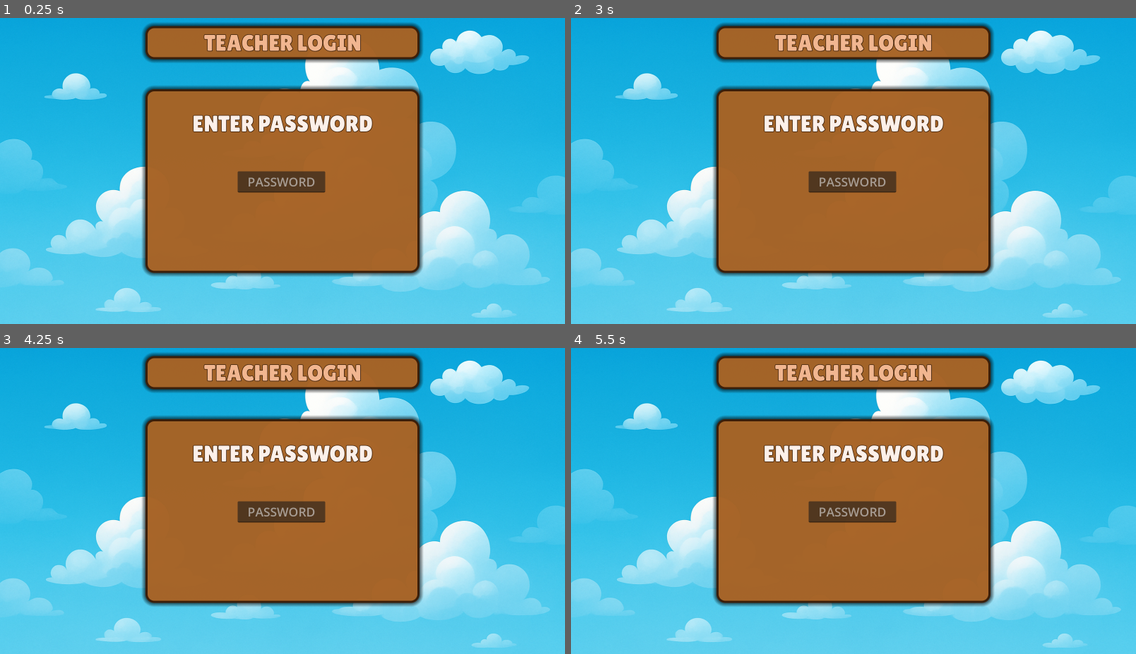
Above: before the commit, frames 1-4 (two rows, left to right).
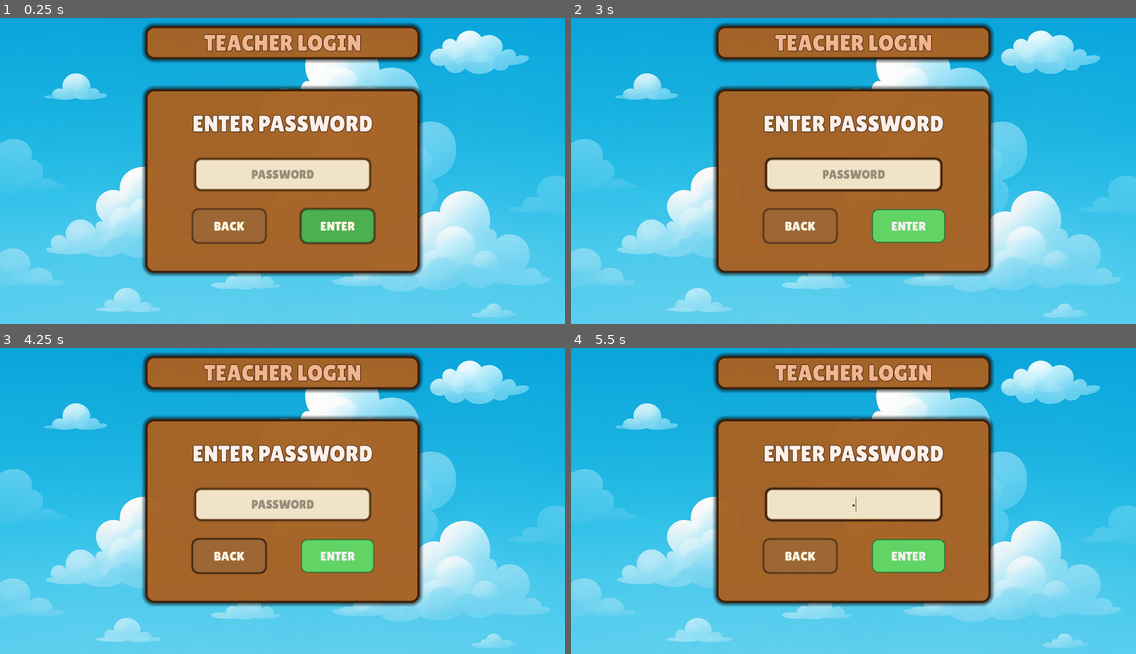
Above: after the commit, the same moments.

Repository: HumaidEbrahim/Arcademia
Game: Godot game, scene res://ui/menu/Login/teacher_login.tscn
The game is run twice, just before and just after one commit, with the same random seed, the same clock (stepped at 60 frames per second) and the same inputs. This scene is started directly instead of the project's main scene.
Inputs (mouse positions are in pixels of both pictures, inside the frame that each line leads up to):
- Up to frame 1 (0.25 s): no input
- Up to frame 2 (3 s): click (802, 226) at 0.5 s, where only the run after the commit has a clickable "BACK"; click (910, 226) at 1.25 s, where only the run after the commit has a clickable "ENTER"; click (910, 226) at 2 s, where only the run after the commit has a clickable "ENTER"; tap Enter at 2.75 s; hold Up (ui_up) from 2.78 s (still down); tap A (btn_1) at 2.85 s
- Up to frame 3 (4.25 s): tap Space at 3.5 s; release Up (ui_up) at 3.53 s; hold Down (ui_down) from 3.53 s (still down); tap S (btn_2) at 3.6 s
- Up to frame 4 (5.5 s): release Down (ui_down) at 4.28 s; hold Up (ui_up) from 4.28 s (still down); tap D (btn_3) at 4.35 s; tap Enter at 5 s; tap F (btn_4) at 5.1 s

The runs differ from the first frame. In frame 1, 5.5% of the frame differs, in the area x 33-67%, y 45-74%; in frame 2, 5.4%; in frame 3, 5.3%; in frame 4, 5.5%.

Commit message:
Teacher Login Screen
Start for the teacher login screen

Diff:
--- a/ui/menu/Login/teacher_login.tscn
+++ b/ui/menu/Login/teacher_login.tscn
@@ -16,6 +16,94 @@
 corner_radius_bottom_left = 24
 shadow_size = 12
 
+[sub_resource type="StyleBoxFlat" id="StyleBoxFlat_bdfjx"]
+bg_color = Color(0.945098, 0.890196, 0.784314, 1)
+border_width_left = 3
+border_width_top = 3
+border_width_right = 3
+border_width_bottom = 3
+border_color = Color(0.431373, 0.27451, 0.137255, 1)
+corner_radius_top_left = 16
+corner_radius_top_right = 16
+corner_radius_bottom_right = 16
+corner_radius_bottom_left = 16
+shadow_size = 6
+
+[sub_resource type="StyleBoxFlat" id="StyleBoxFlat_hv06m"]
+bg_color = Color(0.611765, 0.403922, 0.207843, 1)
+border_width_left = 3
+border_width_top = 3
+border_width_right = 3
+border_width_bottom = 3
+border_color = Color(0.431373, 0.27451, 0.137255, 1)
+corner_radius_top_left = 18
+corner_radius_top_right = 18
+corner_radius_bottom_right = 18
+corner_radius_bottom_left = 18
+shadow_color = Color(0, 0, 0, 0.643137)
+shadow_size = 4
+
+[sub_resource type="StyleBoxFlat" id="StyleBoxFlat_shcu3"]
+bg_color = Color(0.701961, 0.478431, 0.270588, 1)
+border_width_left = 3
+border_width_top = 3
+border_width_right = 3
+border_width_bottom = 3
+border_color = Color(0.431373, 0.27451, 0.137255, 1)
+corner_radius_top_left = 18
+corner_radius_top_right = 18
+corner_radius_bottom_right = 18
+corner_radius_bottom_left = 18
+
+[sub_resource type="StyleBoxFlat" id="StyleBoxFlat_58hsh"]
+bg_color = Color(1, 0.968627, 0.890196, 1)
+border_width_left = 3
+border_width_top = 3
+border_width_right = 3
+border_width_bottom = 3
+border_color = Color(0.431373, 0.27451, 0.137255, 1)
+corner_radius_top_left = 18
+corner_radius_top_right = 18
+corner_radius_bottom_right = 18
+corner_radius_bottom_left = 18
+
+[sub_resource type="StyleBoxFlat" id="StyleBoxFlat_8t7ho"]
+bg_color = Color(0.298039, 0.686275, 0.313726, 1)
+border_width_left = 3
+border_width_top = 3
+border_width_right = 3
+border_width_bottom = 3
+border_color = Color(0.180392, 0.435294, 0.207843, 1)
+corner_radius_top_left = 18
+corner_radius_top_right = 18
+corner_radius_bottom_right = 18
+corner_radius_bottom_left = 18
+shadow_size = 6
+
+[sub_resource type="StyleBoxFlat" id="StyleBoxFlat_7rw7x"]
+bg_color = Color(0.383203, 0.825988, 0.396028, 1)
+border_width_left = 3
+border_width_top = 3
+border_width_right = 3
+border_width_bottom = 3
+border_color = Color(0.180392, 0.435294, 0.207843, 1)
+corner_radius_top_left = 18
+corner_radius_top_right = 18
+corner_radius_bottom_right = 18
+corner_radius_bottom_left = 18
+
+[sub_resource type="StyleBoxFlat" id="StyleBoxFlat_c82h6"]
+bg_color = Color(0.227451, 0.580392, 0.25098, 1)
+border_width_left = 3
+border_width_top = 3
+border_width_right = 3
+border_width_bottom = 3
+border_color = Color(0.180392, 0.435294, 0.207843, 1)
+corner_radius_top_left = 18
+corner_radius_top_right = 18
+corner_radius_bottom_right = 18
+corner_radius_bottom_left = 18
+
 [node name="TeacherLogin" type="Control"]
 layout_mode = 3
 anchors_preset = 15
@@ -102,13 +190,71 @@
 
 [node name="LineEdit" type="LineEdit" parent="HeaderPanel"]
 custom_minimum_size = Vector2(60, 60)
-layout_mode = 0
-offset_left = 261.0
-offset_top = 233.0
-offset_right = 509.0
-offset_bottom = 293.0
+layout_mode = 1
+anchors_preset = 8
+anchor_left = 0.5
+anchor_top = 0.5
+anchor_right = 0.5
+anchor_bottom = 0.5
+offset_left = -247.5
+offset_top = -63.0
+offset_right = 247.5
+offset_bottom = 25.0
+grow_horizontal = 2
+grow_vertical = 2
 theme_override_colors/selection_color = Color(0, 0, 0, 1)
+theme_override_colors/caret_color = Color(0, 0, 0, 1)
+theme_override_colors/font_placeholder_color = Color(0.607843, 0.552941, 0.482353, 1)
+theme_override_colors/font_color = Color(0.290196, 0.227451, 0.164706, 1)
+theme_override_fonts/font = ExtResource("2_shcu3")
 theme_override_font_sizes/font_size = 35
+theme_override_styles/focus = SubResource("StyleBoxFlat_bdfjx")
+theme_override_styles/normal = SubResource("StyleBoxFlat_bdfjx")
 placeholder_text = "PASSWORD"
 alignment = 1
 secret = true
+
+[node name="BtnBack" type="Button" parent="HeaderPanel"]
+layout_mode = 1
+anchors_preset = 2
+anchor_top = 1.0
+anchor_bottom = 1.0
+offset_left = 133.0
+offset_top = -181.0
+offset_right = 341.0
+offset_bottom = -85.0
+grow_vertical = 0
+theme_override_colors/font_color = Color(1, 0.968627, 0.890196, 1)
+theme_override_colors/font_focus_color = Color(1, 0.968627, 0.890196, 1)
+theme_override_colors/font_pressed_color = Color(0.290196, 0.227451, 0.164706, 1)
+theme_override_fonts/font = ExtResource("2_shcu3")
+theme_override_font_sizes/font_size = 36
+theme_override_styles/focus = SubResource("StyleBoxFlat_hv06m")
+theme_override_styles/hover = SubResource("StyleBoxFlat_shcu3")
+theme_override_styles/pressed = SubResource("StyleBoxFlat_58hsh")
+theme_override_styles/normal = SubResource("StyleBoxFlat_hv06m")
+text = "BACK"
+
+[node name="BtnEnter" type="Button" parent="HeaderPanel"]
+layout_mode = 1
+anchors_preset = 3
+anchor_left = 1.0
+anchor_top = 1.0
+anchor_right = 1.0
+anchor_bottom = 1.0
+offset_left = -336.0
+offset_top = -181.0
+offset_right = -128.0
+offset_bottom = -85.0
+grow_horizontal = 0
+grow_vertical = 0
+theme_override_colors/font_color = Color(1, 0.968627, 0.890196, 1)
+theme_override_colors/font_focus_color = Color(1, 0.968627, 0.890196, 1)
+theme_override_colors/font_pressed_color = Color(0.290196, 0.227451, 0.164706, 1)
+theme_override_fonts/font = ExtResource("2_shcu3")
+theme_override_font_sizes/font_size = 36
+theme_override_styles/focus = SubResource("StyleBoxFlat_8t7ho")
+theme_override_styles/hover = SubResource("StyleBoxFlat_7rw7x")
+theme_override_styles/pressed = SubResource("StyleBoxFlat_c82h6")
+theme_override_styles/normal = SubResource("StyleBoxFlat_8t7ho")
+text = "ENTER"
Not shown: 1 places in ui/menu/Login/teacher_login.tscn that only renumber resources
